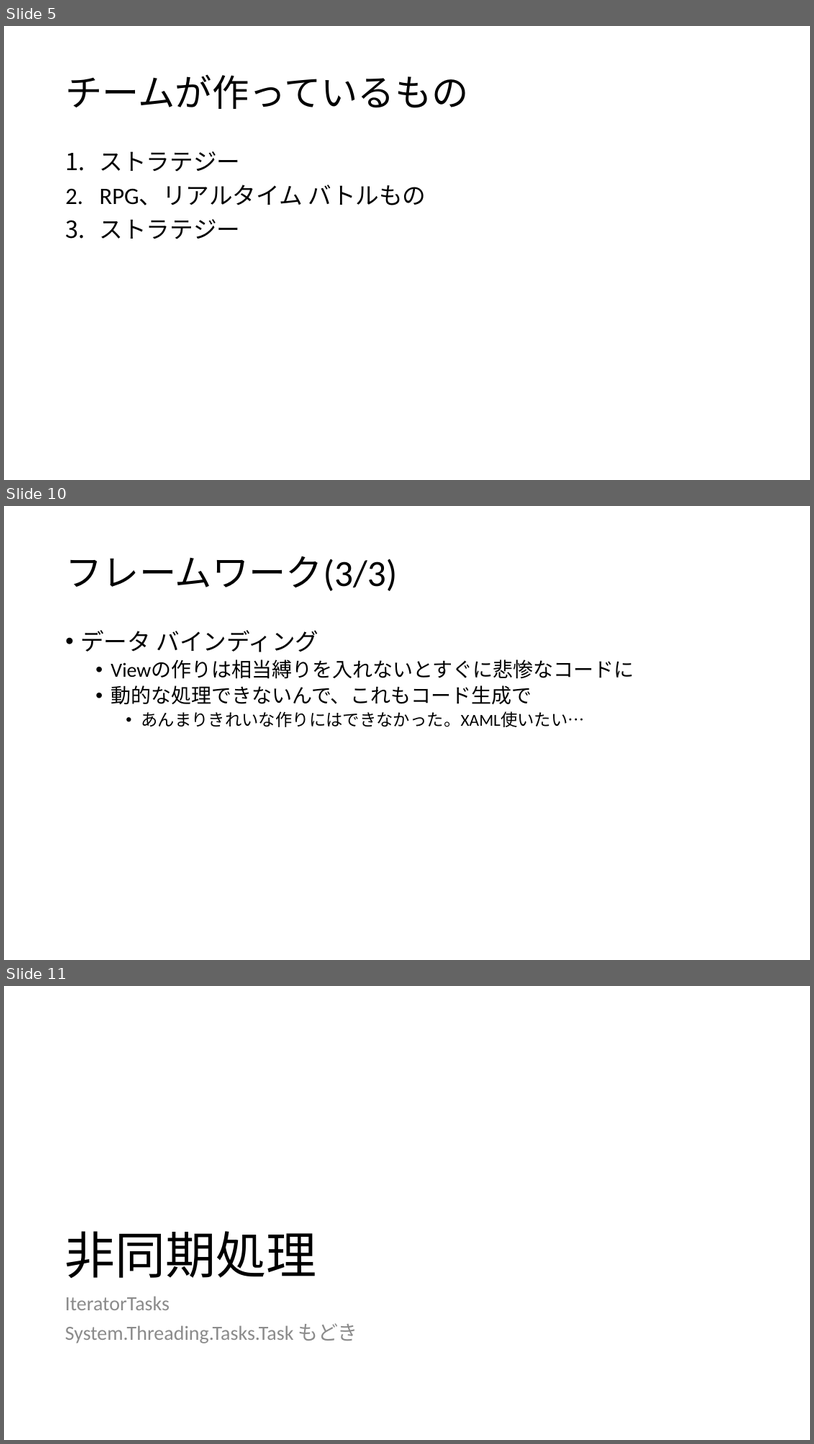
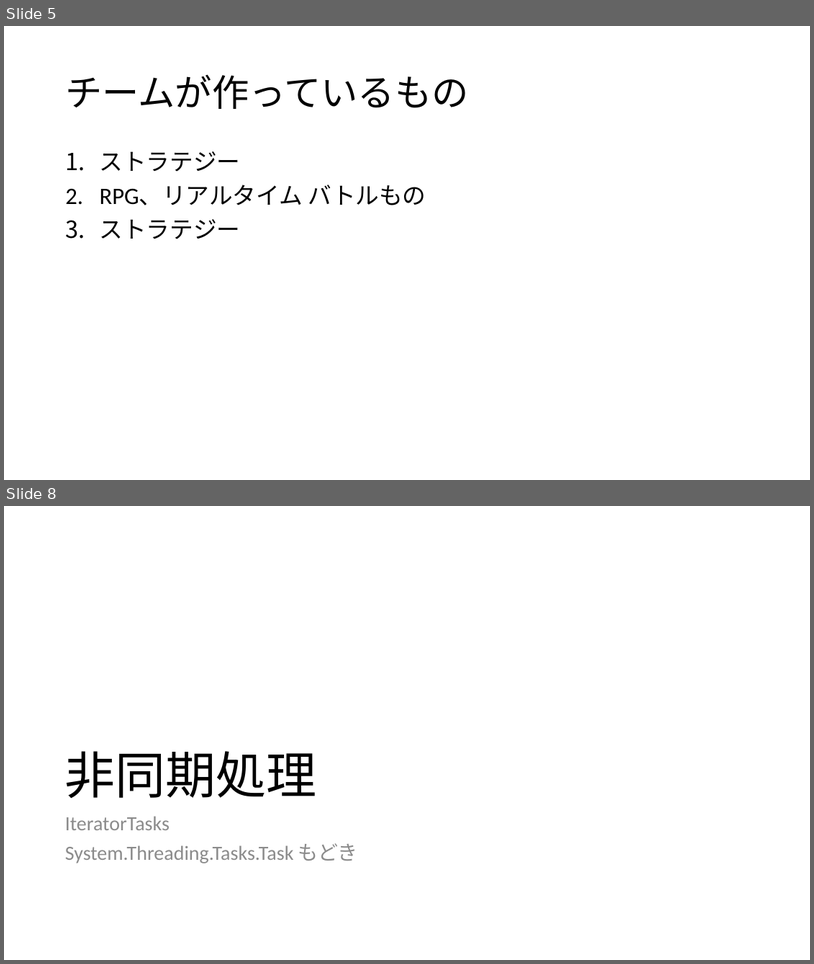
Before and after one commit to ppcuni/UnityCsharp20150321, a slide deck: doc/自社フレームワーク.pptx. Shown one above the other, each under a label of ours: slides 5, 10 and 11 before the commit, slides 5 and 8 after it; the slides between them are not shown. The pictures are 814x1444 and 814x964 pixels, drawn with LibreOffice and Linux fonts; fonts in the diff are those of the drawing. Boxes give left, top, right and bottom in pixels: in the first picture for what was removed or moved away, otherwise in the second. Text is boxed around its words. In the diff, an @@ line names an element or a change of style, - is before the commit and + after.

```diff
--- a/doc/自社フレームワーク.pptx
+++ b/doc/自社フレームワーク.pptx
@@ slide 10 removed at [4, 506, 810, 960], background #FFFFFF @@
@@ title removed at [65, 556, 397, 591] @@
-フレームワーク(3/3)
@@ text removed at [80, 630, 634, 727] @@
-• データ バインディング
-  • Viewの作りは相当縛りを入れないとすぐに悲惨なコードに
-  • 動的な処理できないんで、これもコード生成で
-    • あんまりきれいな作りにはできなかった。XAML使いたい…
@@ what was slide 11 is now slide 8 @@
```
Also in this commit, not shown: 4 slides changed, 1 slide added, 3 other slides removed.
